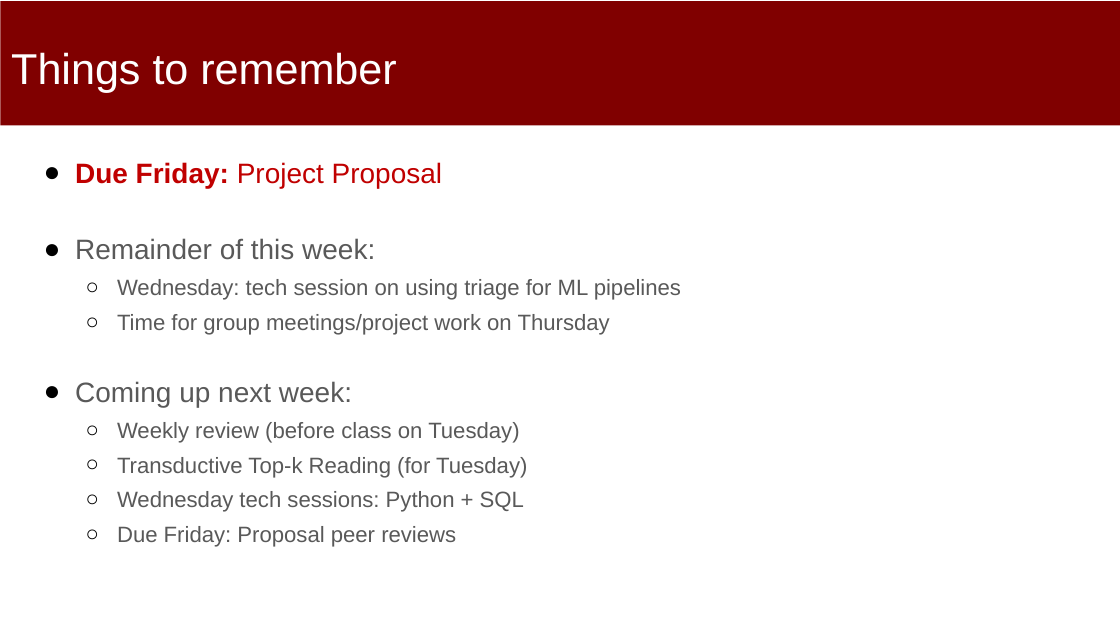
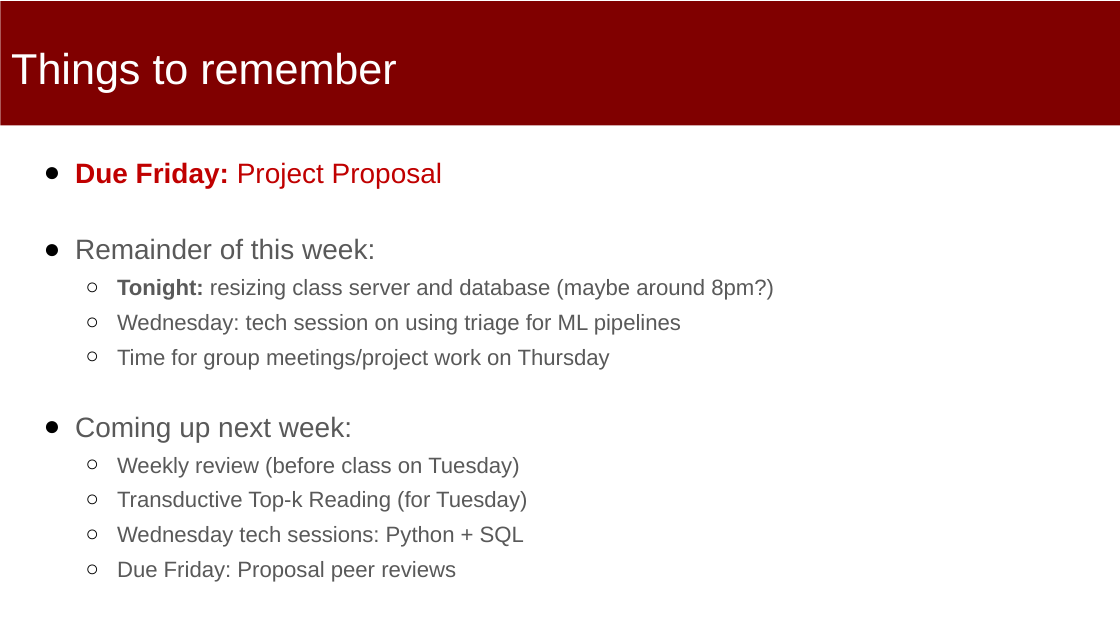
Before and after one commit to dssg/mlforpublicpolicylab, a slide deck: slide 2 of 04 - Machine Learning Pipelines/Machine-Learning-Pipelines.pptx. Drawn at 1120x630 pixels with LibreOffice and Linux fonts; fonts in the diff are those of the drawing. Boxes give left, top, right and bottom in pixels: in the first picture for what was removed or moved away, otherwise in the second. Text is boxed around its words. In the diff, an @@ line names an element or a change of style, - is before the commit and + after.

```diff
--- a/04 - Machine Learning Pipelines/Machine-Learning-Pipelines.pptx
+++ b/04 - Machine Learning Pipelines/Machine-Learning-Pipelines.pptx
@@ text at box(117, 279, 774, 300): paragraph added @@
+  ○ Tonight: resizing class server and database (maybe around 8pm?)
```
Also in this commit, not shown: 1 other slide changed.
